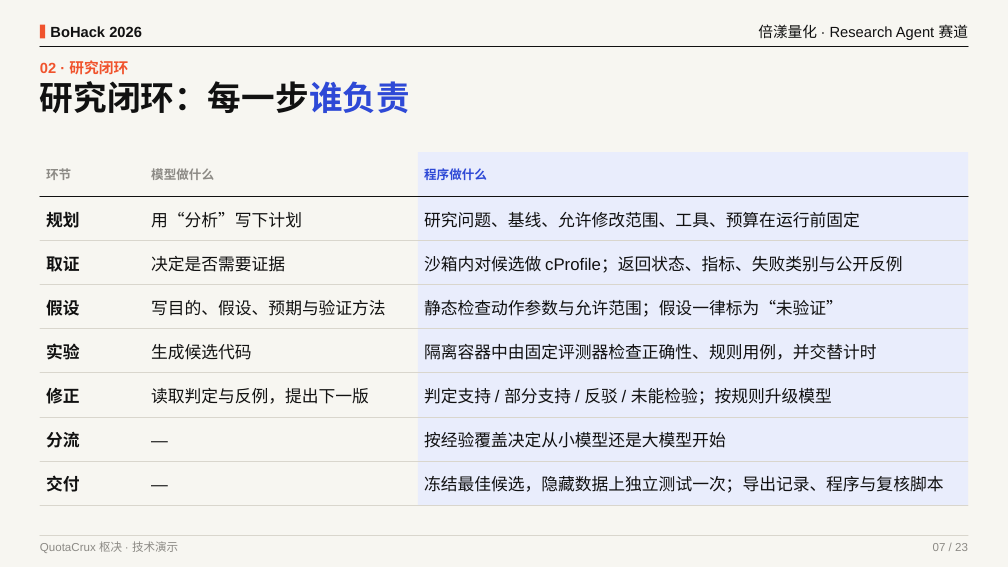
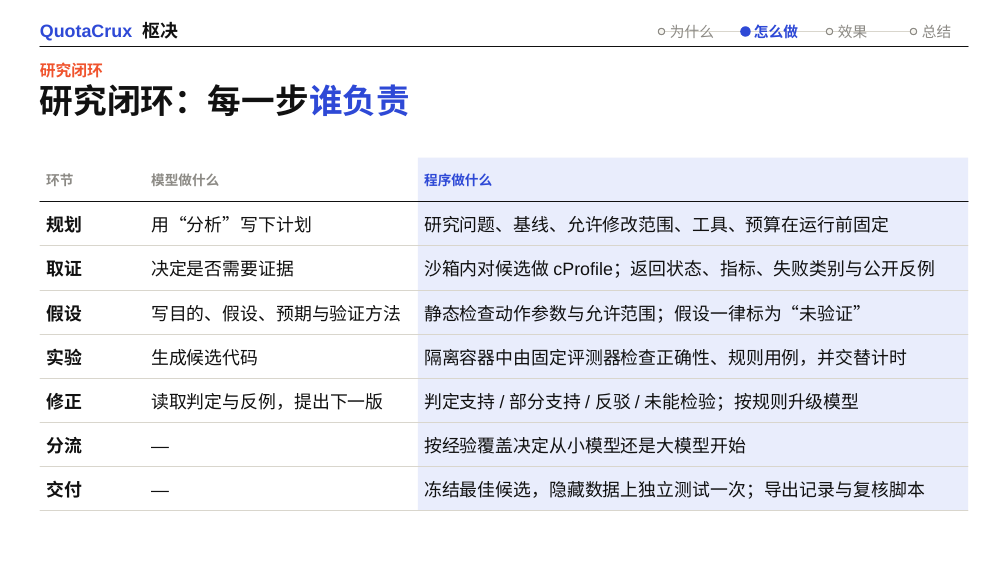
Before and after one commit to bohack-2026-hw/QuotaCrux, a slide deck: slide 7 of docs/presentation/QuotaCrux.pptx. Drawn at 1008x567 pixels with LibreOffice and Linux fonts; fonts in the diff are those of the drawing; background and template pictures are left out. Boxes give left, top, right and bottom in pixels: in the first picture for what was removed or moved away, otherwise in the second. Text is boxed around its words. In the diff, an @@ line names an element or a change of style, - is before the commit and + after.

```diff
--- a/docs/presentation/QuotaCrux.pptx
+++ b/docs/presentation/QuotaCrux.pptx
@@ rectangle removed at <box>0,0,1008,567</box> @@
@@ text at <box>40,21,178,41</box>: text changed; size 11 to 17 pt; text colour #8C8A85 to #2E49D6; bold on @@
-QuotaCrux 枢决 · 技术演示
+QuotaCrux 枢决
@@ text "QuotaCrux 枢决" at <box>40,21,178,41</box>: vertical alignment top to middle @@
@@ rectangle removed at <box>40,25,45,39</box> @@
@@ text removed at <box>50,26,142,37</box> @@
-BoHack 2026
@@ ellipse added at <box>659,29,665,35</box>, fill #F7F6F1, outline #8C8A85 1 pt @@
@@ text added at <box>670,25,714,38</box>, 14 pt, text #8C8A85 @@
+为什么
@@ ellipse added at <box>741,26,750,36</box>, fill #2E49D6, outline #2E49D6 1 pt @@
@@ text added at <box>754,24,798,39</box>, 14 pt, text #2E49D6, bold @@
+怎么做
@@ text removed at <box>758,24,968,40</box> @@
-倍漾量化 · Research Agent 赛道
@@ ellipse added at <box>827,29,833,35</box>, fill #F7F6F1, outline #8C8A85 1 pt @@
@@ text added at <box>838,25,867,38</box>, 14 pt, text #8C8A85 @@
+效果
@@ ellipse added at <box>910,29,917,35</box>, fill #F7F6F1, outline #8C8A85 1 pt @@
@@ text added at <box>922,24,951,38</box>, 14 pt, text #8C8A85 @@
+总结
@@ line added from (662, 32) to (913, 32), #D9D6CD 1 pt @@
@@ text at <box>40,62,103,78</box>: text changed; size 14 to 15 pt @@
-02 · 研究闭环
+研究闭环
@@ size 12 to 13 pt in 3 elements at <box>151,173,219,186</box>, <box>46,173,73,186</box>, <box>424,173,492,186</box> @@
@@ size 16 to 17 pt in 20 elements at <box>46,216,82,233</box>, <box>151,216,312,233</box>, <box>46,260,82,277</box>, <box>151,260,294,277</box>, <box>151,305,401,322</box>, <box>151,349,258,366</box>, <box>151,393,384,410</box>, <box>424,216,889,233</box>, <box>424,260,934,278</box>, <box>46,305,82,322</box>, <box>424,305,871,323</box>, <box>46,348,82,366</box>, <box>424,349,907,366</box>, <box>46,393,82,410</box>, <box>424,393,860,411</box>, <box>46,437,82,454</box>, <box>424,437,746,454</box>, <box>46,481,82,498</box>, <box>151,422,411,466</box>, <box>151,467,411,510</box> @@
@@ text at <box>424,481,925,499</box>: text changed; size 16 to 17 pt @@
-冻结最佳候选，隐藏数据上独立测试一次；导出记录、程序与复核脚本
+冻结最佳候选，隐藏数据上独立测试一次；导出记录与复核脚本
@@ 8 lines, 1 rectangle: place and size @@
-8 lines, 1 rectangle at <box>40,152,969,505</box>
+8 lines, 1 rectangle at <box>40,157,969,510</box>
@@ line removed from (40, 535) to (969, 535) @@
@@ text removed at <box>933,543,968,551</box> @@
-07 / 23
```
Also in this commit, not shown: 21 other slides changed, 1 slide removed, 16 other files.
